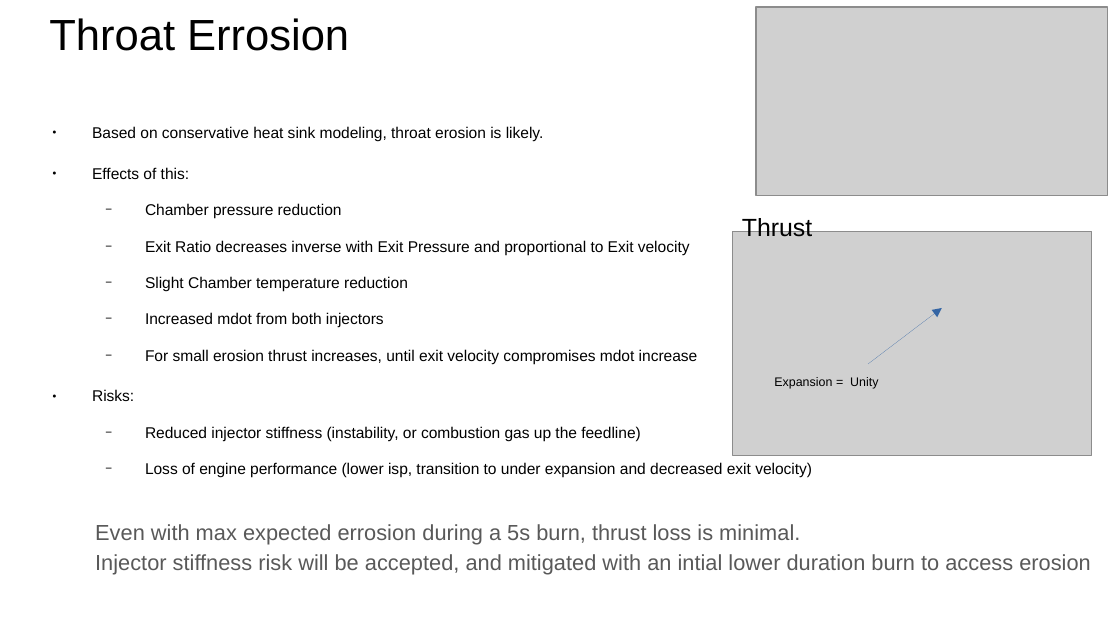
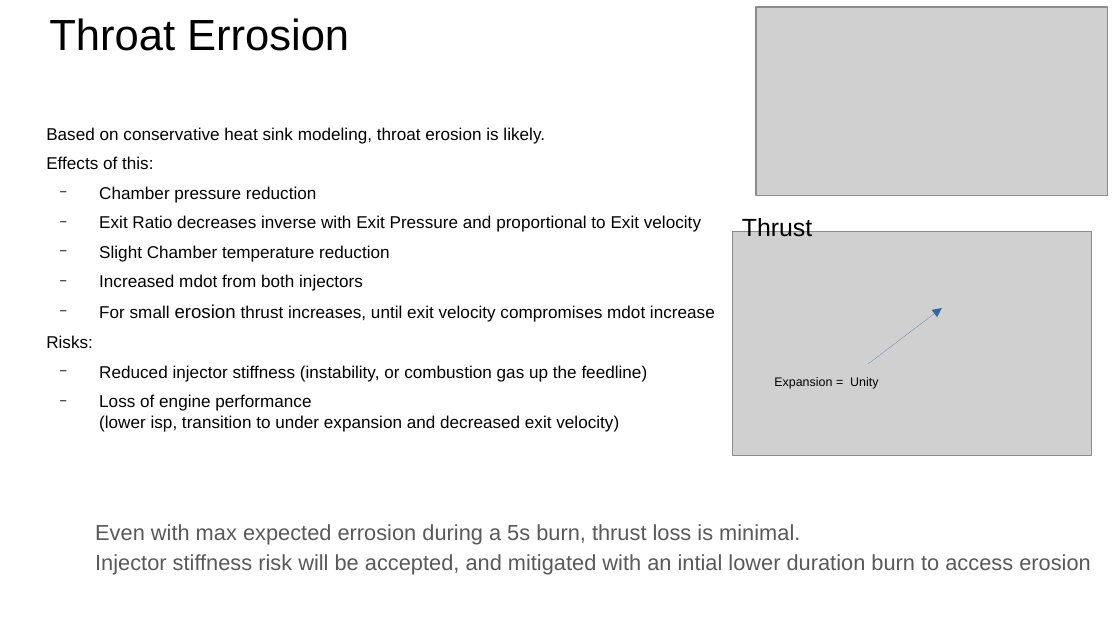
Before and after one commit to ControlSoup/Thrusty, a slide deck: slide 7 of projects/nitrious_engine/presentations/Review.odp. Drawn at 1120x630 pixels with LibreOffice and Linux fonts; fonts in the diff are those of the drawing; grey boxes stand for pictures. Boxes give left, top, right and bottom in pixels: in the first picture for what was removed or moved away, otherwise in the second. Text is boxed around its words. In the diff, an @@ line names an element or a change of style, - is before the commit and + after.

```diff
--- a/projects/nitrious_engine/presentations/Review.odp
+++ b/projects/nitrious_engine/presentations/Review.odp
@@ text "Based on conservative heat sink ...": place and size @@
-text "Based on conservative heat sink ..." at box(92, 126, 812, 478)
+text "Based on conservative heat sink ..." at box(46, 127, 715, 432)
@@ text "Based on conservative heat sink ..." at box(46, 127, 715, 432): size 10 to 11 pt; size 10 to 12 pt in "erosion"; bullet ● to none; less space between paragraphs @@
```
Also in this commit, not shown: 1 slide added, 1 slide removed, 3 other files.
